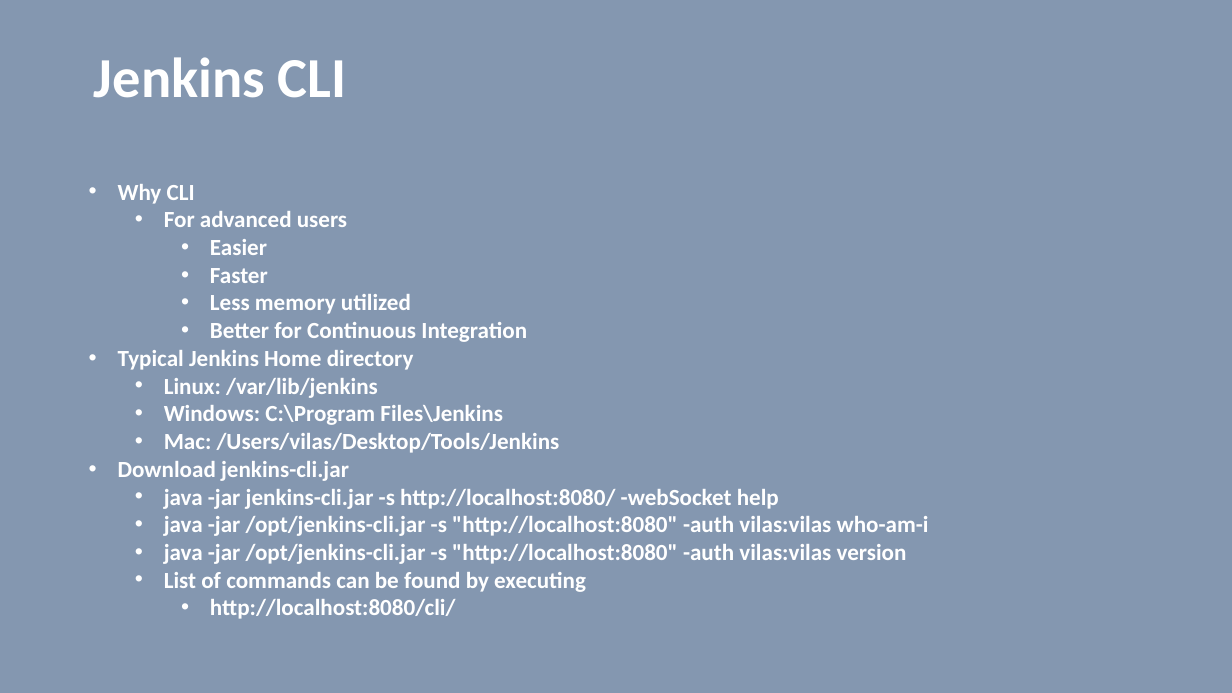
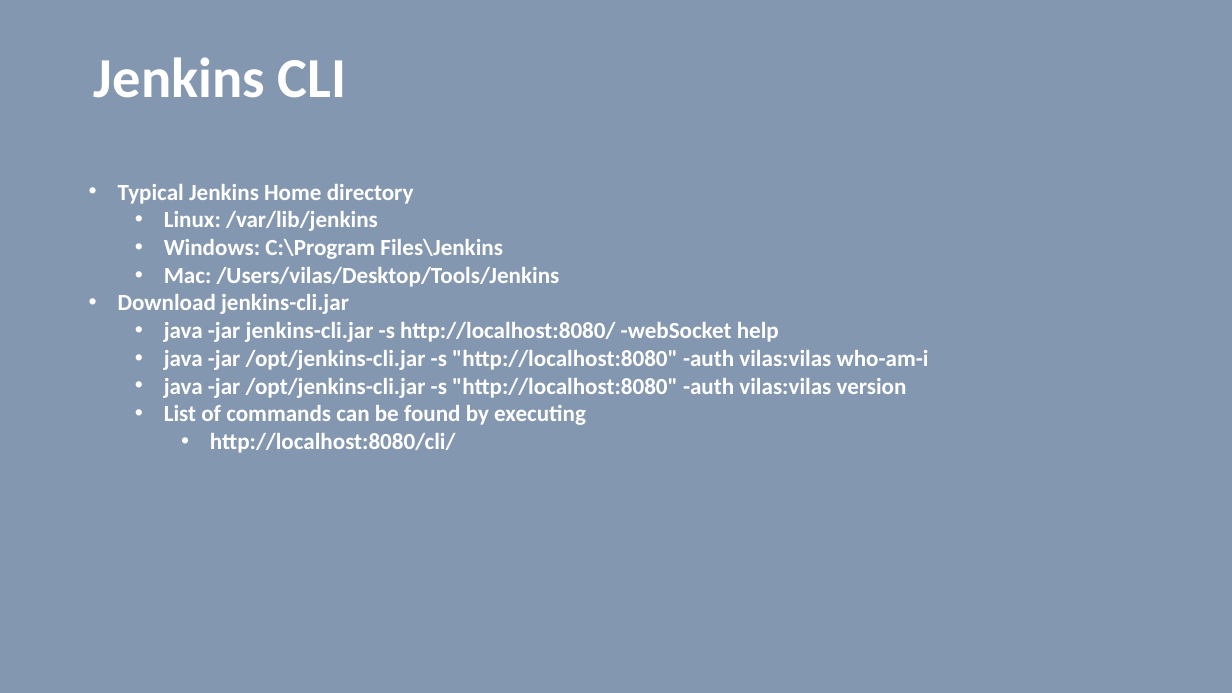
Before and after one commit to vilasvarghese/devops, a slide deck: slide 129 of jenkins/Jenkins.pptx (slide 130 before the commit). Drawn at 1232x693 pixels with LibreOffice and Linux fonts; fonts in the diff are those of the drawing. Boxes give left, top, right and bottom in pixels: in the first picture for what was removed or moved away, otherwise in the second. Text is boxed around its words. In the diff, an @@ line names an element or a change of style, - is before the commit and + after.

```diff
--- a/jenkins/Jenkins.pptx
+++ b/jenkins/Jenkins.pptx
@@ text at (118, 184, 527, 342): paragraphs removed @@
-• Why CLI
-  • For advanced users
-    • Easier
-    • Faster
-    • Less memory utilized
-    • Better for Continuous Integration
```
Also in this commit, not shown: 3 other slides changed, 1 slide removed, 7 other files.
